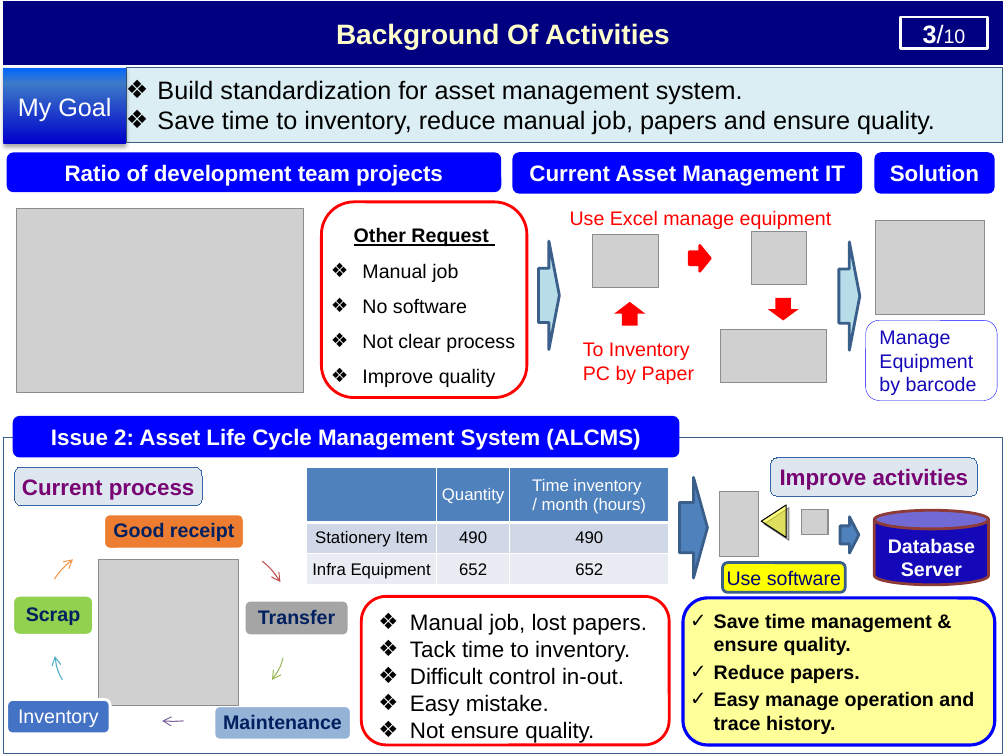
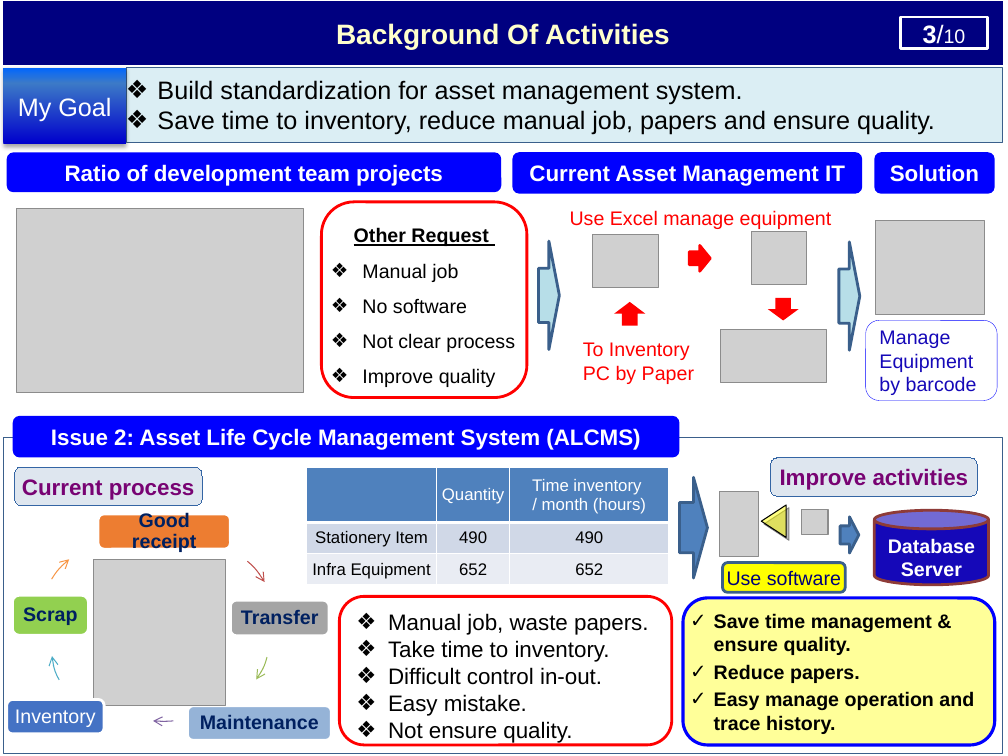
Before and after one commit to thietbicongnghevietnam/ReportPSNV, a slide deck: slide 4 of Report_test.pptx. Drawn at 1008x756 pixels with LibreOffice and Linux fonts; fonts in the diff are those of the drawing; grey boxes stand for pictures. Boxes give left, top, right and bottom in pixels: in the first picture for what was removed or moved away, otherwise in the second. Text is boxed around its words. In the diff, an @@ line names an element or a change of style, - is before the commit and + after.

```diff
--- a/Report_test.pptx
+++ b/Report_test.pptx
@@ rounded rectangle "Good receipt": place and size @@
-rounded rectangle "Good receipt" at (104, 514, 244, 549)
+rounded rectangle "Good receipt" at (98, 514, 230, 549)
@@ freeform shape: place and size @@
-freeform shape at (38, 548, 175, 727)
+freeform shape at (36, 548, 165, 727)
@@ picture: place and size @@
-picture at (99, 559, 239, 706)
+picture at (94, 559, 226, 706)
@@ freeform shape: place and size @@
-freeform shape at (140, 568, 295, 716)
+freeform shape at (131, 568, 278, 715)
@@ freeform shape: place and size @@
-freeform shape at (162, 549, 296, 736)
+freeform shape at (153, 549, 280, 736)
@@ rounded rectangle "Scrap": place and size @@
-rounded rectangle "Scrap" at (13, 596, 94, 636)
+rounded rectangle "Scrap" at (12, 596, 88, 636)
@@ freeform shape: place and size @@
-freeform shape at (54, 589, 202, 714)
+freeform shape at (52, 589, 192, 714)
@@ rounded rectangle "Manual job, waste papers.": place and size @@
-rounded rectangle "Manual job, waste papers." at (361, 597, 668, 745)
+rounded rectangle "Manual job, waste papers." at (340, 597, 672, 745)
@@ freeform shape: place and size @@
-freeform shape at (85, 603, 261, 721)
+freeform shape at (80, 603, 246, 721)
@@ rounded rectangle "Transfer": place and size @@
-rounded rectangle "Transfer" at (244, 600, 349, 635)
+rounded rectangle "Transfer" at (231, 600, 330, 635)
@@ text in rounded rectangle at (388, 613, 649, 662): text changed @@
-❖ Manual job, lost papers.
-❖ Tack time to inventory.
+❖ Manual job, waste papers.
+❖ Take time to inventory.
@@ rounded rectangle "Inventory": place and size @@
-rounded rectangle "Inventory" at (7, 700, 111, 734)
+rounded rectangle "Inventory" at (7, 700, 105, 734)
@@ rounded rectangle "Maintenance": place and size @@
-rounded rectangle "Maintenance" at (214, 706, 351, 740)
+rounded rectangle "Maintenance" at (187, 706, 332, 740)
```
Also in this commit, not shown: 5 other slides changed, 1 other file.
